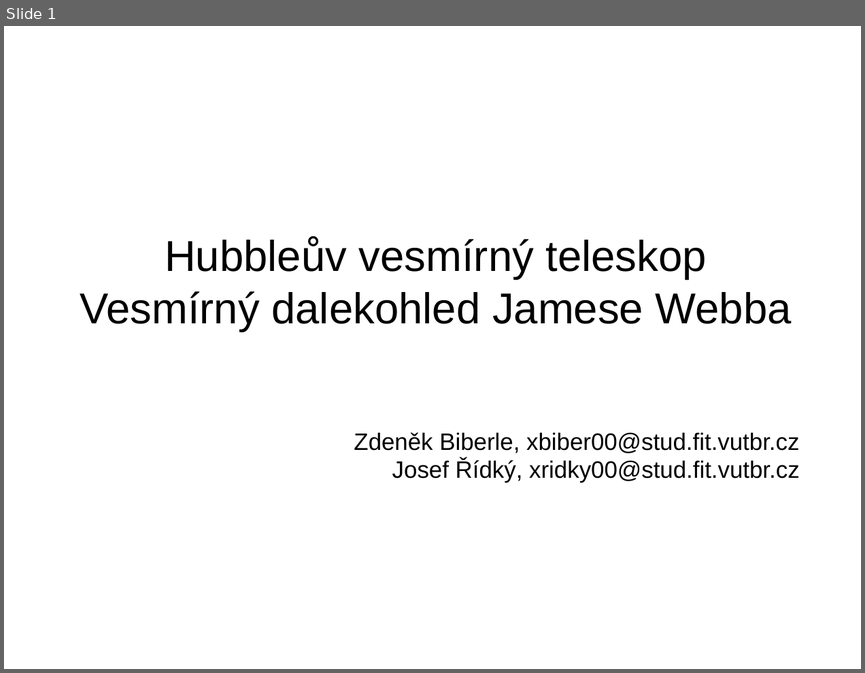
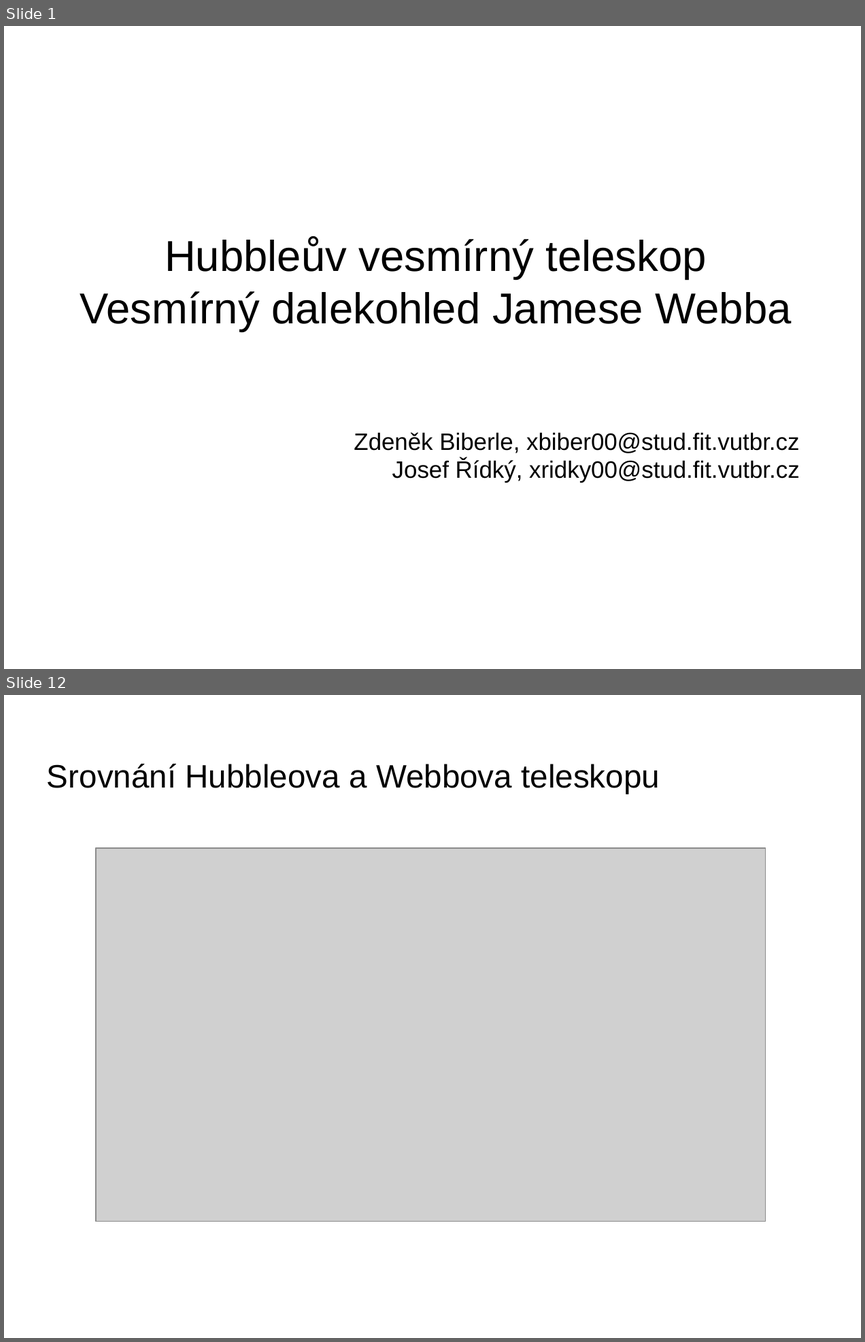
Before and after one commit to fast4shoot/FYO2015, a slide deck: slides/slides.odp. Shown one above the other, each under a label of ours: slide 1 before the commit, slides 1 and 12 after it; the slides between them are not shown. The pictures are 865x673 and 865x1342 pixels, drawn with LibreOffice and Linux fonts; fonts in the diff are those of the drawing; grey boxes stand for pictures; background and template pictures are left out. Boxes give left, top, right and bottom in pixels: in the first picture for what was removed or moved away, otherwise in the second. Text is boxed around its words. In the diff, an @@ line names an element or a change of style, - is before the commit and + after.

```diff
--- a/slides/slides.odp
+++ b/slides/slides.odp
@@ slide 12 added at bbox=[4, 695, 861, 1338], background picture (left out) @@
@@ title added at bbox=[47, 764, 660, 794], 30 pt, text #000000 @@
+Srovnání Hubbleova a Webbova teleskopu
@@ picture added at bbox=[96, 848, 765, 1221] @@
```
Also in this commit, not shown: 1 slide changed, 9 other slides added, 3 other files.
